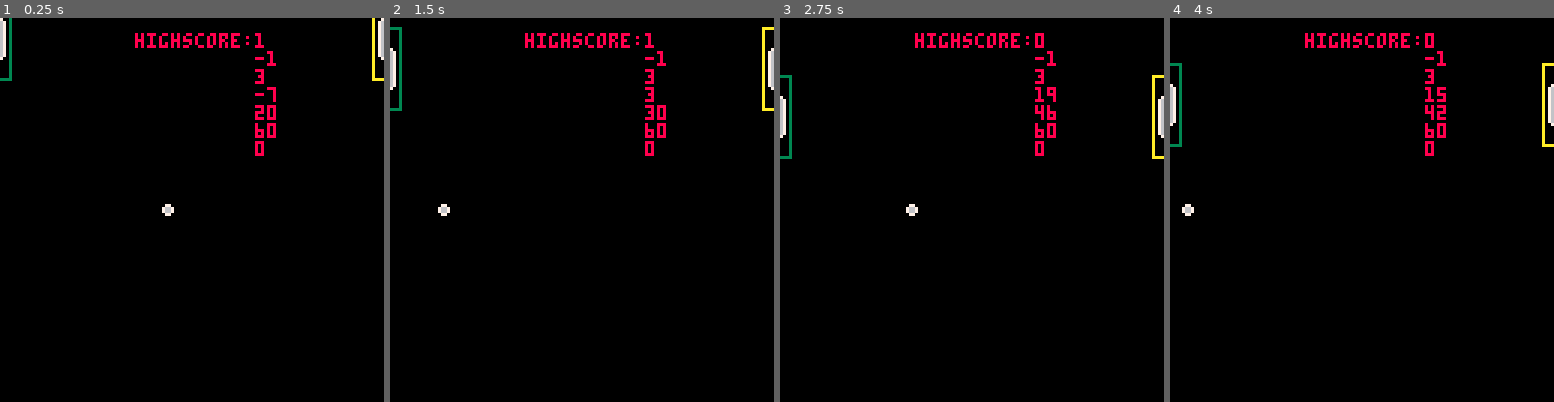
Above: before the commit, frames 1-4 (left to right).
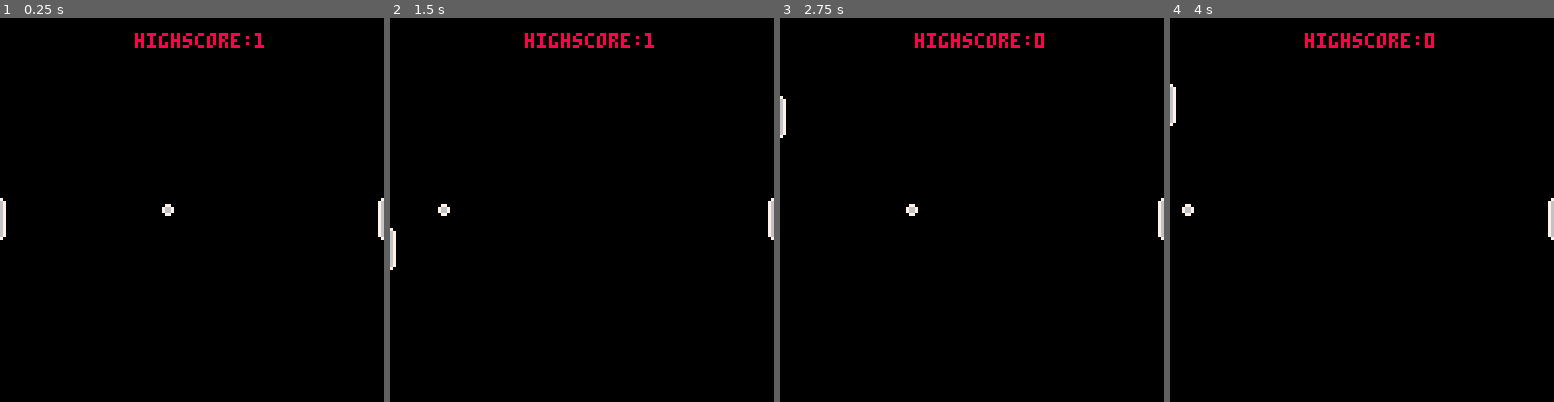
Above: after the commit, the same moments.

Repository: Ling-Lang/super_pong
Game: PICO-8 cartridge super_pong.p8
Two runs of this game, one before a commit and one after it. Both use one fixed random seed, a clock stepped at 60 frames per second and the inputs below.
Inputs:
- Up to frame 1 (0.25 s): no input
- Up to frame 2 (1.5 s): tap X (X key) at 0.33, 1.07 s; tap O (Z key) at 0.7 s
- Up to frame 3 (2.75 s): tap O (Z key) at 1.7, 2.1, 2.5 s; tap X (X key) at 1.85 s; hold Up 2.15-2.42 s
- Up to frame 4 (4 s): tap O (Z key) at 2.9, 3.3, 3.7 s; tap X (X key) at 2.97 s; hold Down 3.63-3.97 s

The runs differ from the first frame. In frame 1, 1.5% of the frame differs, in the area x 0-100%, y 0-58%; in frame 2, 1.6%, in the area x 0-100%, y 2-66%; in frame 3, 1.3%; in frame 4, 1.3%.

Commit message:
*.lua & super_pong.p8 -> Added enemy ai

Diff:
--- a/draw_sprites.lua
+++ b/draw_sprites.lua
@@ -1,7 +1,7 @@
 function dsprite()
 sspr(8,0,2,14,player.x, player.y)
-sspr(16,0,2,14,126, player.y)
+sspr(16,0,2,14,126, enemy.y)
   spr(3,ball.x,ball.y)
-  rect(hitboxp.x1, hitboxp.y1, hitboxp.x2, hitboxp.y2, 3)
-  rect(hitboxe.x1, hitboxe.y1, hitboxe.x2, hitboxe.y2, 10)
+--  rect(hitboxp.x1, hitboxp.y1, hitboxp.x2, hitboxp.y2, 3)
+--  rect(hitboxe.x1, hitboxe.y1, hitboxe.x2, hitboxe.y2, 10)
 end
--- a/events.lua
+++ b/events.lua
@@ -5,24 +5,24 @@
 function hs()
     print("highscore:", 45, 5, 136)
     print(player.score, 85, 5, 136)
-    print(hitboxp.x1)
-    print(hitboxp.x2)
-    print(hitboxp.y1)
-    print(hitboxp.y2)
-    print(ball.y)
-    print(enemy.speed)
+--    print(hitboxp.x1)
+--    print(hitboxp.x2)
+--    print(hitboxp.y1)
+--    print(hitboxp.y2)
+--    print(ball.y)
+--    print(enemy.speed)
 end
 
 function update_posi()
   ball.x+=ball.speedx
   ball.y+=ball.speedy
   player.y +=player.speed
-  enemy.y +=player.speed
-  hitboxp.x1, hitboxp.x2  = player.x-1, player.x+3
-  hitboxp.y1, hitboxp.y2 = player.y-7, player.y+20
-  hitboxe.x1, hitboxe.x2 = enemy.x-1, enemy.x+3
-  hitboxe.y1, hitboxe.y2 = enemy.y-7, enemy.y+20
-  enemy.speed = player.speed
+  enemy.y +=enemy.speed
+  hitboxp.x1, hitboxp.x2  = player.x-1, player.x+2
+  hitboxp.y1, hitboxp.y2 = player.y-6, player.y+14
+  hitboxe.x1, hitboxe.x2 = enemy.x-1, enemy.x+2
+  hitboxe.y1, hitboxe.y2 = enemy.y-7, enemy.y+14
+  --enemy.speed = player.speed
 end
 
 function hit()
@@ -38,7 +38,7 @@
   and ball.x < hitboxp.x2
   and player.speed > 1 then
     ball.speedx = 3
-    ball.speedy = 0.8
+    ball.speedy = player.speed
   end
   if ball.y > hitboxp.y1
   and ball.y < hitboxp.y2
@@ -46,7 +46,7 @@
   and ball.x < hitboxp.x2
   and player.speed < 1 then
     ball.speedx = 3
-    ball.speedy = -0.8
+    ball.speedy = player.speed
   end
   if ball.y > hitboxe.y1
   and ball.y < hitboxe.y2
@@ -71,3 +71,12 @@
     ball.speedy = 0.8
   end
 end
+
+function eai()
+  local time = 1
+  for time=1, 300 do
+  printh(time)
+    if ball.y > enemy.y then enemy.speed = 1.8 end
+    if ball.y < enemy.y then enemy.speed = -1.8 end
+  end
+end
--- a/movement.lua
+++ b/movement.lua
@@ -8,7 +8,9 @@
     if btn(5) then player.speed=5end
     -- Debug end
     if(enemy.y<0) then enemy.y=120end
-    if(enemy.y>120) then enemy.y=0end
+    if(enemy.y>120) then enemy.speed=0end
     if(ball.x>130) then player.score+=1 ball.x=60 ball.y = 60 player.y = 60 ball.speedy = 0 enemy.y = 60end
     if(ball.x<-2) then player.score-=1 ball.x=60 ball.y = 60 player.y = 60 ball.speedy = 0 enemy.y=60end
+    if ball.y > 126 then ball.speedy *= -1 end
+    if ball.y < 2 then ball.speedy *= -1 end
 end
--- a/objects.lua
+++ b/objects.lua
@@ -1,6 +1,6 @@
 player = {
     x = 0,
-    y = 0,
+    y = 60,
     speed = 0,
     sp = 1,
     score = 1
--- a/super_pong.p8
+++ b/super_pong.p8
@@ -22,9 +22,11 @@
 
 function _update()
 	move()
+	eai()
 	update_posi()
 	hit()
 	player.speed=0
+--	enemy.speed=0
 	end
 __gfx__
 00000000700000000700000000000000000000000000000000000000000000000000000000000000000000000000000000000000000000000000000000000000
